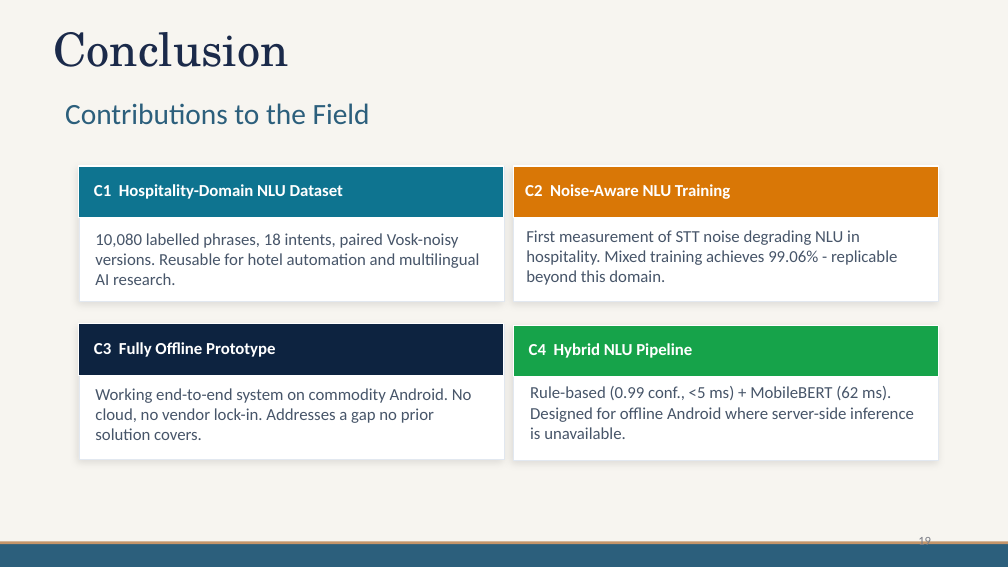
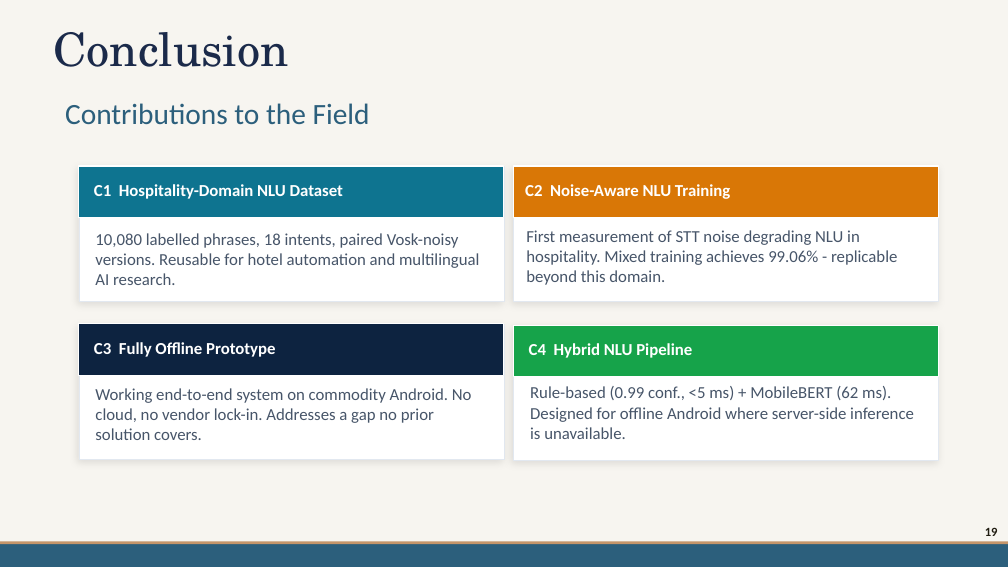
Before and after one commit to mdpw/msc-research, a slide deck: slide 19 of documents/Viva Presentation.pptx. Drawn at 1008x567 pixels with LibreOffice and Linux fonts; fonts in the diff are those of the drawing; background and template pictures are left out. Boxes give left, top, right and bottom in pixels: in the first picture for what was removed or moved away, otherwise in the second. Text is boxed around its words. In the diff, an @@ line names an element or a change of style, - is before the commit and + after.

```diff
--- a/documents/Viva Presentation.pptx
+++ b/documents/Viva Presentation.pptx
@@ page number: place and size @@
-page number at <box>918,535,931,549</box>
+page number at <box>985,527,998,536</box>
@@ page number at <box>985,527,998,536</box>: text colour #7A7D86 to #201C11, bold on @@
```
Also in this commit, not shown: 19 other slides changed, 1 slide removed.
